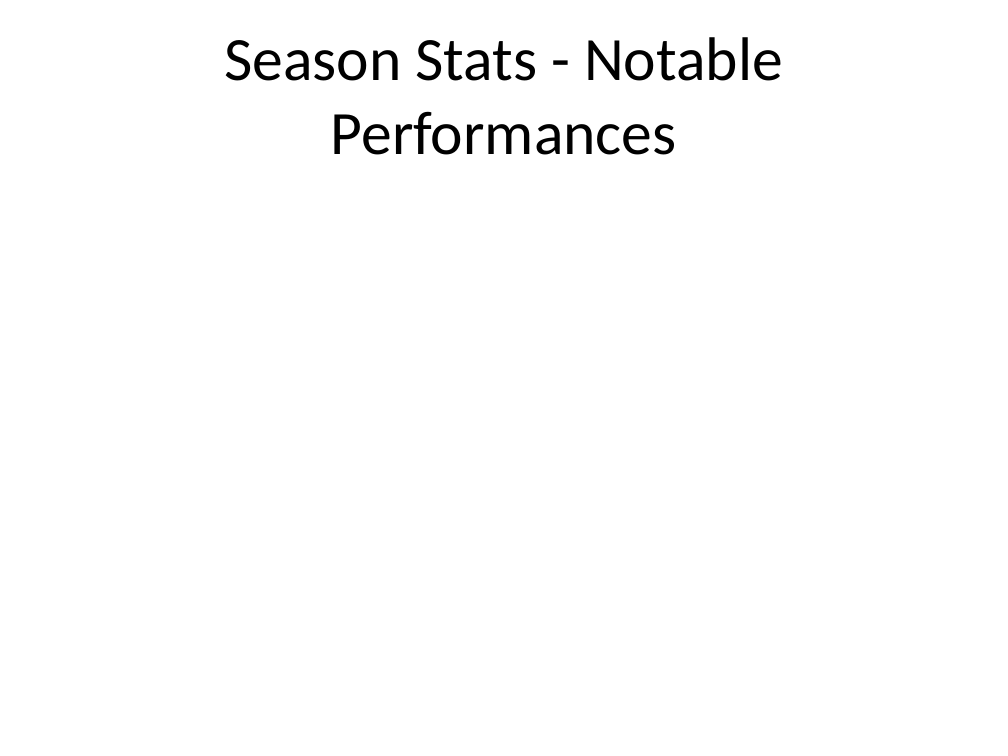
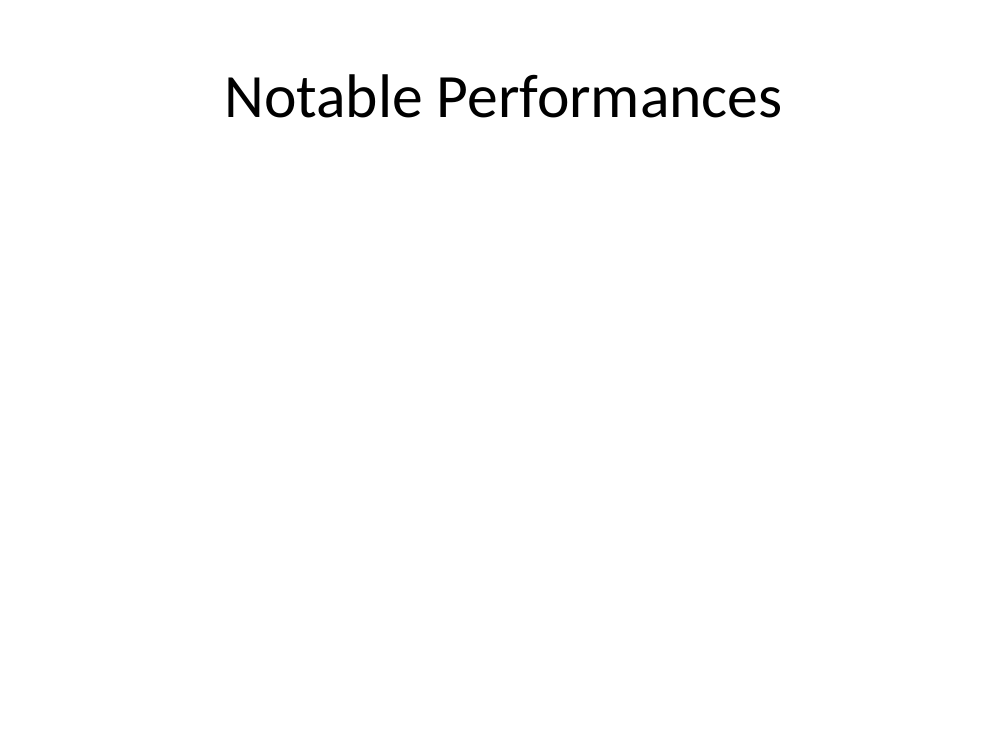
Before and after one commit to jimmyday12/nutty-cuckoo-super-kings, a slide deck: slide 5 of presentations/preso-summer-2021.pptx (slide 4 before the commit). Drawn at 1008x756 pixels with LibreOffice and Linux fonts; fonts in the diff are those of the drawing. Boxes give left, top, right and bottom in pixels: in the first picture for what was removed or moved away, otherwise in the second. Text is boxed around its words. In the diff, an @@ line names an element or a change of style, - is before the commit and + after.

```diff
--- a/presentations/preso-summer-2021.pptx
+++ b/presentations/preso-summer-2021.pptx
@@ title at box(224, 74, 783, 118): text changed @@
-Season Stats - Notable Performances
+Notable Performances
```
Also in this commit, not shown: 7 other slides changed, 25 slides added, 1 slide removed, 2 other files.
